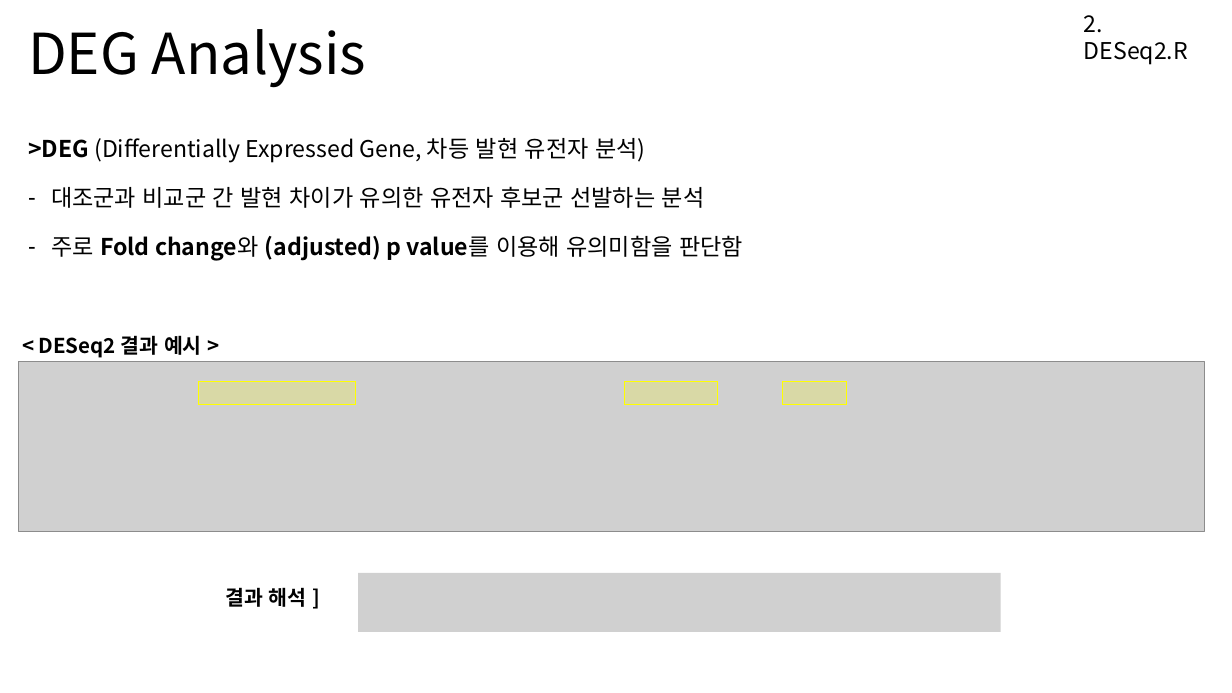
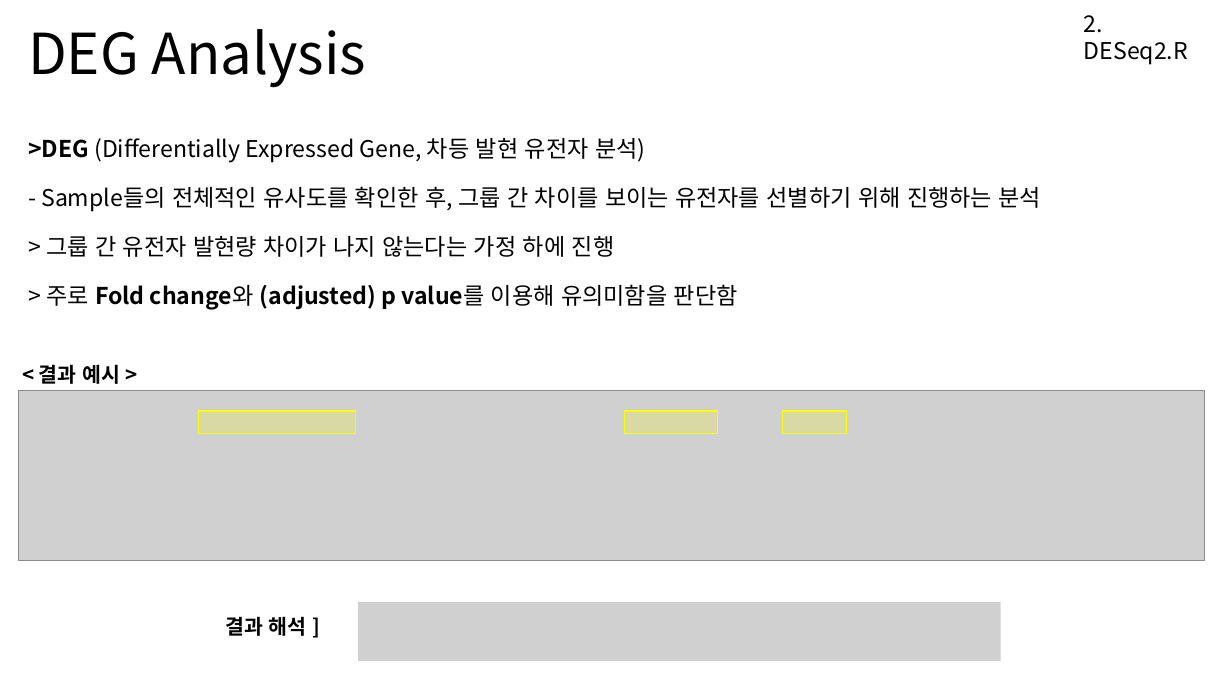
Before and after one commit to Khreat0205/Education_BulkRNAseq, a slide deck: slide 5 of Presentation/2. DESeq2.pptx (slide 9 before the commit). Drawn at 1232x693 pixels with LibreOffice and Linux fonts; fonts in the diff are those of the drawing; grey boxes stand for pictures. Boxes give left, top, right and bottom in pixels: in the first picture for what was removed or moved away, otherwise in the second. Text is boxed around its words. In the diff, an @@ line names an element or a change of style, - is before the commit and + after.

```diff
--- a/Presentation/2. DESeq2.pptx
+++ b/Presentation/2. DESeq2.pptx
@@ text at <box>41,186,1042,309</box>: text changed @@
-– 대조군과 비교군 간 발현 차이가 유의한 유전자 후보군 선발하는 분석
-– 주로 Fold change와 (adjusted) p value를 이용해 유의미함을 판단함
+- Sample들의 전체적인 유사도를 확인한 후, 그룹 간 차이를 보이는 유전자를 선별하기 위해 진행하는 분석
+> 그룹 간 유전자 발현량 차이가 나지 않는다는 가정 하에 진행
+> 주로 Fold change와 (adjusted) p value를 이용해 유의미함을 판단함
@@ text at <box>39,364,120,384</box>: text changed @@
-< DESeq2 결과 예시 >
+< 결과 예시 >
@@ 3 rectangles, 2 pictures, 1 text: place and size @@
-3 rectangles, 2 pictures, 1 text at <box>18,361,1204,632</box>
+3 rectangles, 2 pictures, 1 text at <box>18,391,1204,662</box>
```
Also in this commit, not shown: 3 other slides changed, 1 slide removed.
